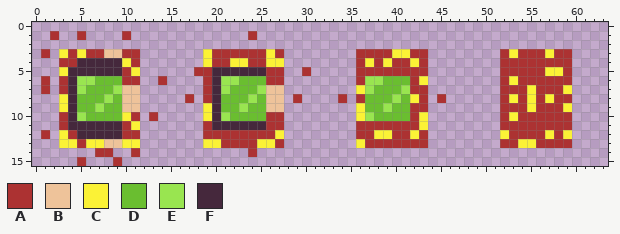
Pixel-art sprite -- Assets/Resources/Textures/Dev/character_falling_lava.png. That is the earlier state.
The file is 64x16 pixels.
Palette (. is transparent): A #ac3232  B #eec39a  C #fbf236  D #6abe30  E #99e550  F #45283c
Pixels before, first column x 1:
 1 .A..A....A.............A...................................
 2 ...........................................................
 3 A.CACAABBAA.......CAAAAAACA........AAAACCAA........ACAAACAA
 4 ..AAFFFFFCA.......CAACCAACC........ACACAACA........AAAAAAAA
 5 ..CFFFFFFAC......AAFFFFFFAA..A.....AAAAAAAA........AAAAACCA
 6 A.AFEEDDDAA..A....AFEEDDDAA........AEEDDDAC........ACAAAAAA
 7 A.AFEDDDEBB.......AFEDDDEBB........CEDDDEAA........AAACAAAC
 8 ..CFDDDEDBB.....A.AFDDDEDBB.A....A.ADDDEDCA.A......ACACACAA
 9 ..CFDDEDDBB.......CFDDEDDBB........CDDEDDAA........AAACAAAC
10 ..AFEDDDDCA.A.....CFEDDDDAA........CEDDDDAC........ACAAAAAA
11 ..AFFFFFFAC.......AFFFFFFAA........AAAAAAAC........AAAAAAAA
12 A.CAFFFFFAA.......AAAAAAAAC........AACCAACA........CAAAACAC
13 ..CCACCBBCC.......CCAAAACCA........CAAAAAAA........AACCAAAA
14 ......AA..A............A...................................
15 ....A...A..................................................
Once edited:
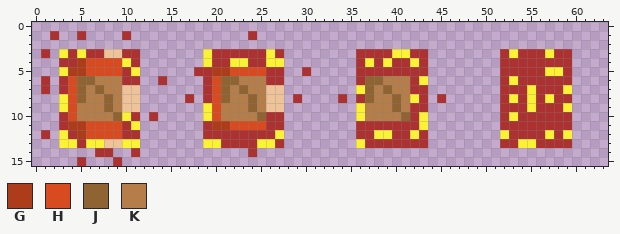
Colours new in this view: G #ad3c1a  H #d84b20  J #906432  K #b47d49
Changes in this commit:
Colour F becomes colour G in row 4 at x 5; in row 5 at x 4 to 5 and 20 to 21; in row 11 at x 4 to 5 and 20 to 21; in row 12 at x 5.
Colour F becomes colour H in row 4 at x 6 to 9; in row 5 at x 6 to 9 and 22 to 25; in rows 6 to 10 at x 4 and 20; in row 11 at x 6 to 9 and 22 to 25; in row 12 at x 6 to 9.
Colour D becomes colour J in row 7 at x 7, 23 and 39; in row 8 at x 5, 21 and 37; in row 9 at x 8, 24 and 40; in row 10 at x 9, 25 and 41.
Colour E becomes colour J in row 6 at x 5 to 6, 21 to 22 and 37 to 38; in row 7 at x 5, 21 and 37; in row 8 at x 8, 24 and 40.
Colour D becomes colour K in row 6 at x 7 to 9, 23 to 25 and 39 to 41; in row 7 at x 6, 8, 22, 24, 38 and 40; in row 8 at x 6 to 7, 9, 22 to 23, 25, 38 to 39 and 41; in row 9 at x 5 to 6, 9, 21 to 22, 25, 37 to 38 and 41; in row 10 at x 6 to 8, 22 to 24 and 38 to 40.
Colour E becomes colour K in row 7 at x 9, 25 and 41; in row 9 at x 7, 23 and 39; in row 10 at x 5, 21 and 37.
Where, in picture pixels (left, top, right, bottom), the same in both pictures:
changed: (68, 58, 122, 139)
changed: (212, 67, 266, 130)
changed: (365, 76, 410, 121)
